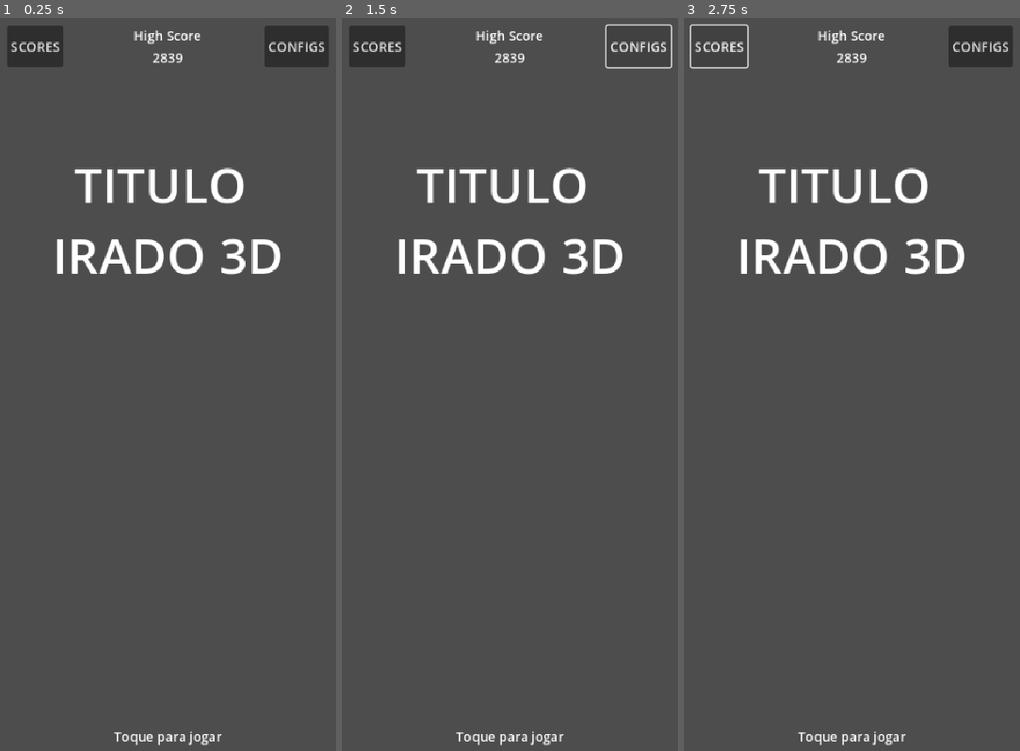
Above: before the commit, frames 1-3 (left to right).
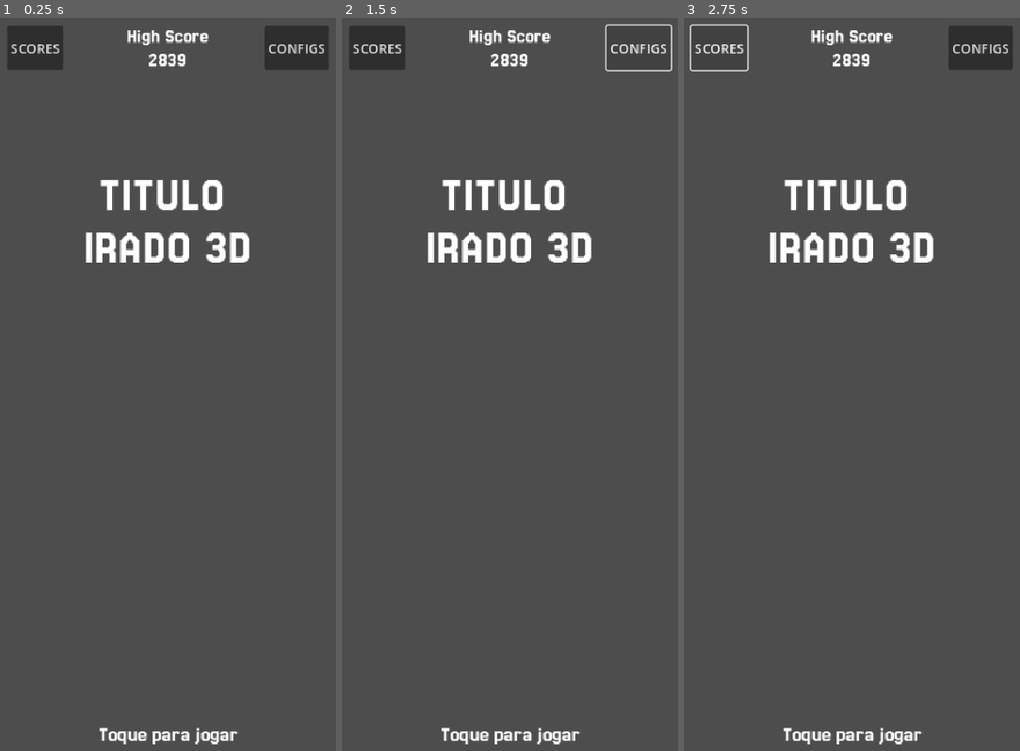
Above: after the commit, the same moments.

Repository: Juawo/space-shooter
Game: Godot game, scene res://scenes/ui/MainMenu/main_menu.tscn
The game is run twice, just before and just after one commit, with the same random seed, the same clock (stepped at 60 frames per second) and the same inputs. Before the commit the project has no main scene; this scene is started directly in both runs.
Inputs:
- Up to frame 1 (0.25 s): no input
- Up to frame 2 (1.5 s): click "SCORES" at 0.5 s; click "CONFIGS" at 1.25 s
- Up to frame 3 (2.75 s): click "SCORES" at 2 s

The runs differ from the first frame. In frame 1, 4.8% of the frame differs, in the area x 2-98%, y 1-100%; in frame 2, 4.9%, in the area x 2-99%, y 1-100%; in frame 3, 4.8%.

Commit message:
add leaderboard button, and configuration button to main menu;

Diff:
--- a/project.godot
+++ b/project.godot
@@ -11,6 +11,7 @@
 [application]
 
 config/name="space-shooter"
+run/main_scene="uid://cumwujwhqn00f"
 config/features=PackedStringArray("4.5", "Mobile")
 config/icon="res://icon.svg"
 
--- /dev/null
+++ b/scenes/ui/MainMenu/config_buttons.tscn
@@ -0,0 +1,14 @@
+[gd_scene load_steps=2 format=3 uid="uid://cpgj0vj2rsnpv"]
+
+[ext_resource type="Script" uid="uid://46nqlv8eecmx" path="res://scripts/ui/MainMenu/config_buttons.gd" id="1_5t02p"]
+
+[node name="ConfigButtons" type="Button"]
+anchors_preset = -1
+anchor_right = 0.18900001
+anchor_bottom = 0.034
+offset_right = -69.868004
+offset_bottom = -23.178001
+text = "CONFIGS"
+script = ExtResource("1_5t02p")
+
+[connection signal="pressed" from="." to="." method="_on_pressed"]
--- /dev/null
+++ b/scenes/ui/MainMenu/leader_board_button.tscn
@@ -0,0 +1,15 @@
+[gd_scene load_steps=2 format=3 uid="uid://qora2f2xvu2o"]
+
+[ext_resource type="Script" uid="uid://rf5hqu4ff2xh" path="res://scripts/ui/MainMenu/leader_board_button.gd" id="1_u7ttt"]
+
+[node name="LeaderBoardButton" type="Button"]
+anchors_preset = -1
+anchor_right = 0.165
+anchor_bottom = 0.034
+offset_right = -59.980003
+offset_bottom = -23.178001
+text = "SCORES"
+script = ExtResource("1_u7ttt")
+metadata/_edit_use_anchors_ = true
+
+[connection signal="pressed" from="." to="." method="_on_pressed"]
--- a/scenes/ui/MainMenu/main_menu.tscn
+++ b/scenes/ui/MainMenu/main_menu.tscn
@@ -1,4 +1,9 @@
-[gd_scene format=3 uid="uid://cumwujwhqn00f"]
+[gd_scene load_steps=5 format=3 uid="uid://cumwujwhqn00f"]
+
+[ext_resource type="Script" uid="uid://brwl6ygpwkkyh" path="res://scripts/ui/MainMenu/main_menu.gd" id="1_epepa"]
+[ext_resource type="FontFile" uid="uid://d30hgfkq7jl3v" path="res://assets/ui/fonts/Jersey_25/Jersey25-Regular.ttf" id="1_ift2n"]
+[ext_resource type="PackedScene" uid="uid://qora2f2xvu2o" path="res://scenes/ui/MainMenu/leader_board_button.tscn" id="1_ql3r1"]
+[ext_resource type="PackedScene" uid="uid://cpgj0vj2rsnpv" path="res://scenes/ui/MainMenu/config_buttons.tscn" id="3_ql3r1"]
 
 [node name="MainMenu" type="Control"]
 layout_mode = 3
@@ -7,6 +12,7 @@
 anchor_bottom = 1.0
 grow_horizontal = 2
 grow_vertical = 2
+script = ExtResource("1_epepa")
 
 [node name="MarginContainer" type="MarginContainer" parent="."]
 layout_mode = 1
@@ -30,35 +36,38 @@
 theme_override_constants/separation = 30
 alignment = 1
 
-[node name="LeaderboardButton" type="Button" parent="MarginContainer/VBoxContainer/Header"]
+[node name="LeaderBoardButton" parent="MarginContainer/VBoxContainer/Header" instance=ExtResource("1_ql3r1")]
 layout_mode = 2
 size_flags_horizontal = 2
-text = "SCORES"
 
 [node name="HighScoreLabel" type="VBoxContainer" parent="MarginContainer/VBoxContainer/Header"]
 layout_mode = 2
 size_flags_horizontal = 4
 size_flags_vertical = 0
 
-[node name="Label" type="Label" parent="MarginContainer/VBoxContainer/Header/HighScoreLabel"]
+[node name="ScoreLabel" type="Label" parent="MarginContainer/VBoxContainer/Header/HighScoreLabel"]
 layout_mode = 2
+theme_override_fonts/font = ExtResource("1_ift2n")
+theme_override_font_sizes/font_size = 24
 text = "High Score"
 horizontal_alignment = 1
 
-[node name="Label2" type="Label" parent="MarginContainer/VBoxContainer/Header/HighScoreLabel"]
+[node name="ScoreValueLabel" type="Label" parent="MarginContainer/VBoxContainer/Header/HighScoreLabel"]
 layout_mode = 2
+theme_override_fonts/font = ExtResource("1_ift2n")
+theme_override_font_sizes/font_size = 24
 text = "2839"
 horizontal_alignment = 1
 
-[node name="ConfigButton" type="Button" parent="MarginContainer/VBoxContainer/Header"]
+[node name="ConfigButtons" parent="MarginContainer/VBoxContainer/Header" instance=ExtResource("3_ql3r1")]
 layout_mode = 2
 size_flags_horizontal = 10
-text = "CONFIGS"
 
 [node name="title" type="Label" parent="MarginContainer/VBoxContainer"]
 layout_mode = 2
 size_flags_vertical = 6
 size_flags_stretch_ratio = 0.8
+theme_override_fonts/font = ExtResource("1_ift2n")
 theme_override_font_sizes/font_size = 60
 text = "TITULO
 IRADO 3D"
@@ -67,5 +76,9 @@
 [node name="instruction" type="Label" parent="MarginContainer/VBoxContainer"]
 layout_mode = 2
 size_flags_vertical = 10
+theme_override_fonts/font = ExtResource("1_ift2n")
+theme_override_font_sizes/font_size = 26
 text = "Toque para jogar"
 horizontal_alignment = 1
+
+[connection signal="gui_input" from="." to="." method="_on_gui_input"]
--- /dev/null
+++ b/scripts/ui/MainMenu/config_buttons.gd
@@ -0,0 +1,6 @@
+extends Button
+
+var pathScene = ""
+
+func _on_pressed() -> void:
+	get_tree().change_scene_to_file(pathScene)
--- /dev/null
+++ b/scripts/ui/MainMenu/leader_board_button.gd
@@ -0,0 +1,6 @@
+extends Button
+
+var pathScene = ""
+
+func _on_pressed() -> void:
+	get_tree().change_scene_to_file(pathScene)
--- /dev/null
+++ b/scripts/ui/MainMenu/main_menu.gd
@@ -0,0 +1,6 @@
+extends Control
+
+
+
+func _on_gui_input(event: InputEvent) -> void:
+	pass # Replace with function body.
Binary file added: assets/ui/buttons/highscore_button.png
Not shown, added: assets/ui/buttons/highscore_button.png.import
Binary file added: assets/ui/fonts/Jersey_25/Jersey25-Regular.ttf
Not shown, added: assets/ui/fonts/Jersey_25/Jersey25-Regular.ttf.import
Not shown, added: assets/ui/fonts/Jersey_25/OFL.txt
Not shown, added: scripts/ui/MainMenu/config_buttons.gd.uid
Not shown, added: scripts/ui/MainMenu/leader_board_button.gd.uid
Not shown, added: scripts/ui/MainMenu/main_menu.gd.uid
